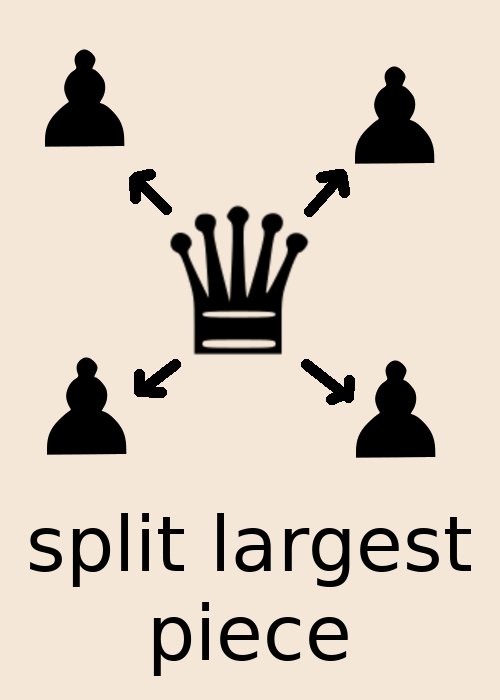
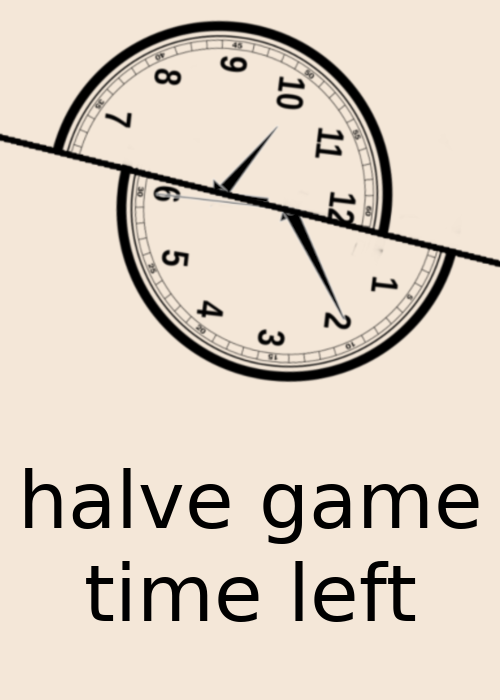
Comparing the layer stacks of the two 500px x 700px images. Changes:
hid group "splitpieceintopawns" (8 layers) over [30, 49, 471, 676]
showed group "halvetimeleft" (5 layers) over [0, 19, 500, 676]
added layer "halve game time left" in group "halvetimeleft" over [25, 468, 479, 622]
added group "Layer Group" with 3 layers in group "halvetimeleft" over [0, 19, 500, 384]
moved "Layer #2" into group "Layer Group", painted on it over [0, 19, 500, 676]
moved "Pasted Layer" into group "Layer Group", painted on it over [87, 64, 462, 549]
moved "Pasted Layer copy" into group "Layer Group", painted on it over [35, 19, 394, 632]
